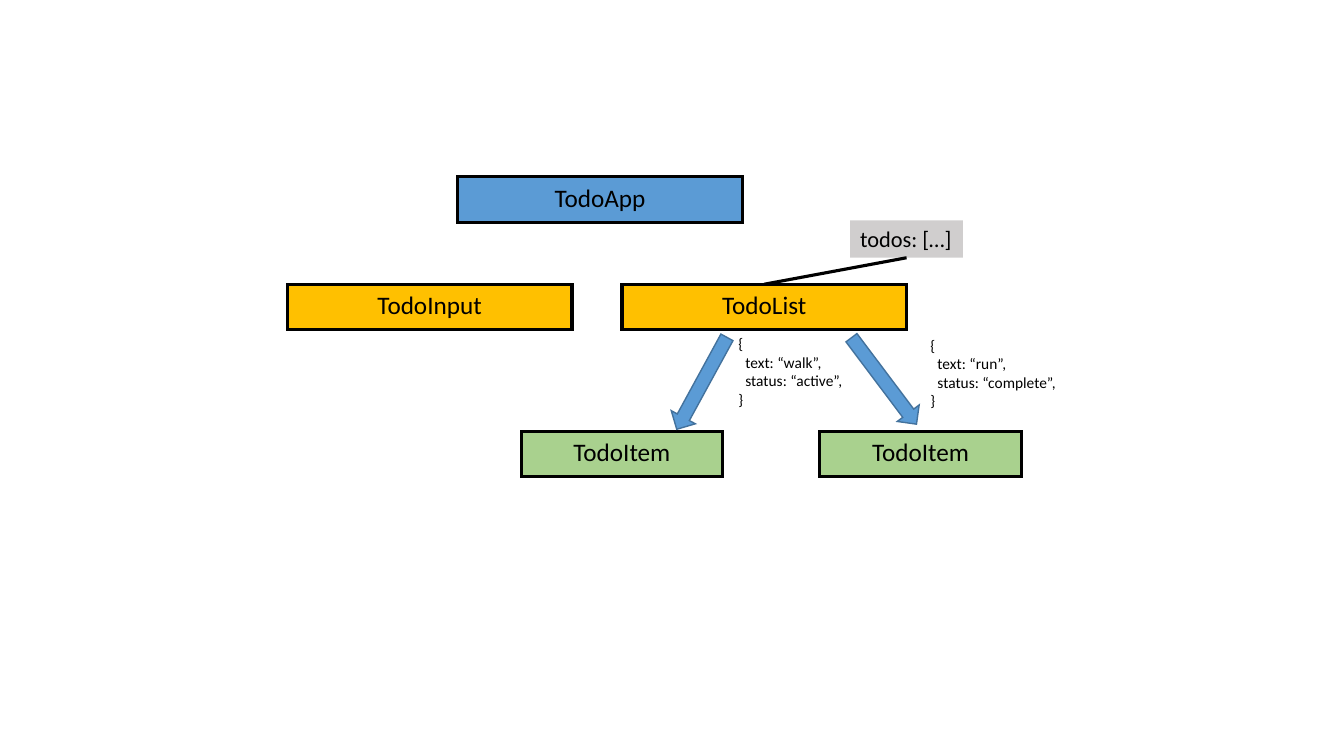
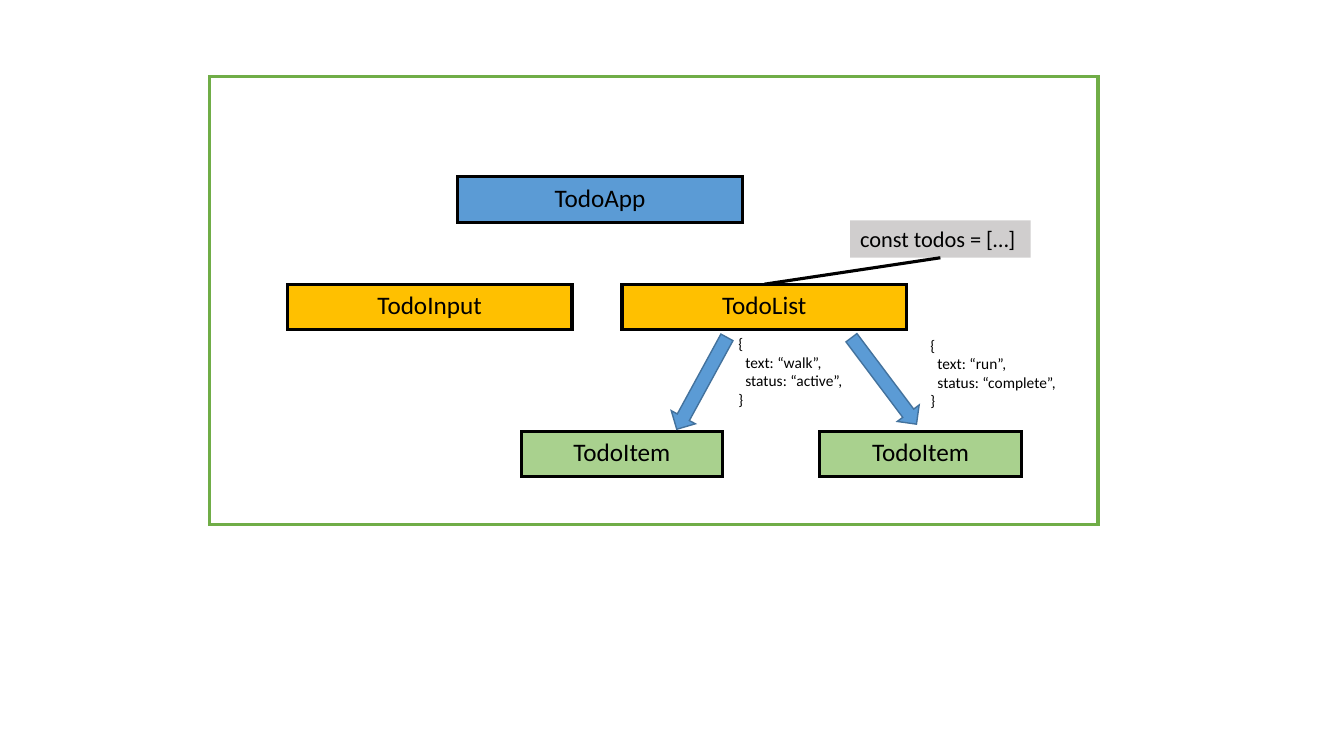
Before and after one commit to topscores/spa-with-react-presentation, a slide deck: slide 1 of assets/step3/step3.pptx. Drawn at 1344x756 pixels with LibreOffice and Linux fonts; fonts in the diff are those of the drawing. Boxes give left, top, right and bottom in pixels: in the first picture for what was removed or moved away, otherwise in the second. Text is boxed around its words. In the diff, an @@ line names an element or a change of style, - is before the commit and + after.

```diff
--- a/assets/step3/step3.pptx
+++ b/assets/step3/step3.pptx
@@ rectangle added at <box>210,77,1098,524</box>, fill #FFFFFF, outline #70AD47 2.25 pt @@
@@ rectangle "const todos = […]": place and size @@
-rectangle "const todos = […]" at <box>850,221,963,258</box>
+rectangle "const todos = […]" at <box>850,221,1030,258</box>
@@ text in rectangle at <box>860,231,965,247</box>: text changed @@
-todos: […]
+const todos = […]
@@ line moved from (906, 258) - (764, 284) to (941, 258) - (764, 284) @@
```
Also in this commit, not shown: 1 other slide changed, 4 slides added, 7 other files.
